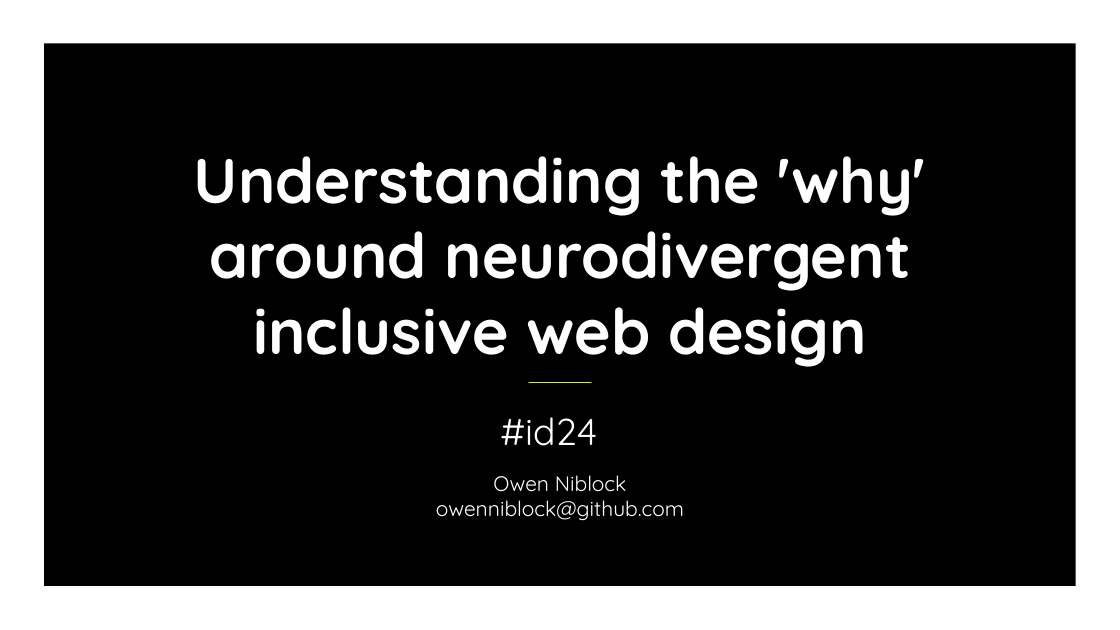
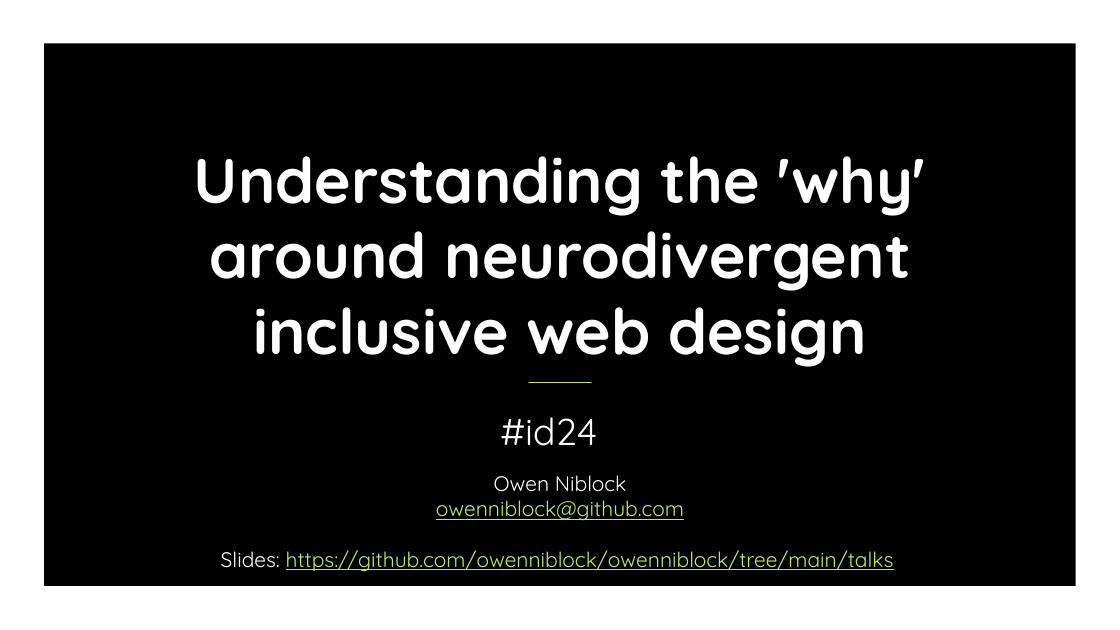
Before and after one commit to owenniblock/owenniblock, a slide deck: slide 1 of talks/id24 - ND Web Design.pptx. Drawn at 1120x630 pixels with LibreOffice and Linux fonts; fonts in the diff are those of the drawing; background and template pictures are left out. Boxes give left, top, right and bottom in pixels: in the first picture for what was removed or moved away, otherwise in the second. Text is boxed around its words. In the diff, an @@ line names an element or a change of style, - is before the commit and + after.

```diff
--- a/talks/id24 - ND Web Design.pptx
+++ b/talks/id24 - ND Web Design.pptx
@@ text "Owen Niblock": place and size @@
-text "Owen Niblock" at box(436, 475, 684, 521)
+text "Owen Niblock" at box(221, 475, 894, 571)
@@ text at box(436, 500, 684, 520): text colour #FFFFFF to #C4E46E, underline on in "owenniblock@github.com" @@
@@ text at box(221, 550, 894, 571): paragraph added @@
+Slides: https://github.com/owenniblock/owenniblock/tree/main/talks
```
Also in this commit, not shown: 21 other slides changed.
